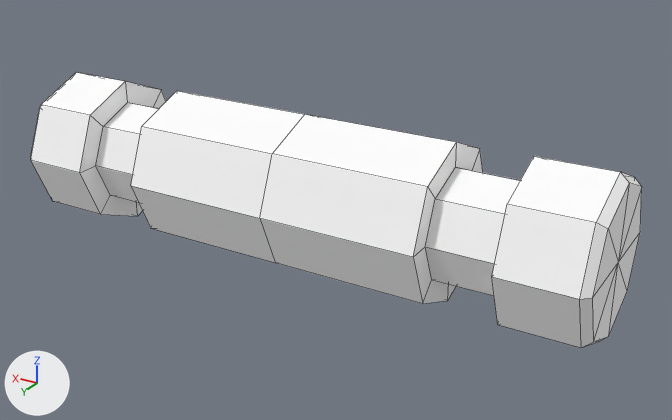
Two versions of the Blender file scene.blend, one commit apart.
Rendered twice from a 50 mm lens placed at (-0.574, 0.309, 3.773), pointed at (-0.02, -0.613, 3.312). The axes (+X, +Y, +Z) are drawn at lower left. The lights are the same throughout. Mesh edges are drawn as thin lines. The same objects are shown in both versions, whatever each file hides.

Names of what the first picture shows: 'pivot tete '.
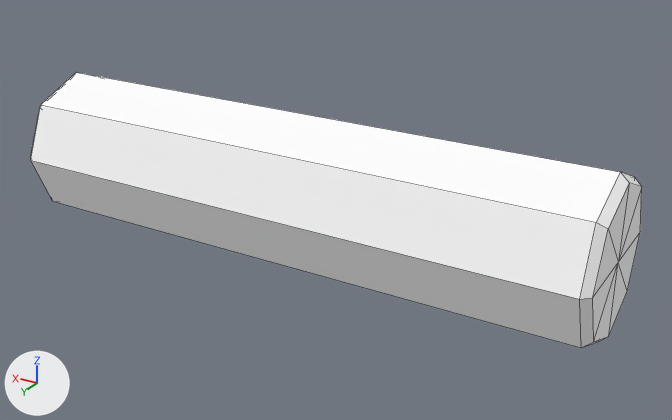
The change in detail:
me_cylinder_007 is used by ob_pivot_tete; location (0.017, -0.602, 3.334).
me_cylinder_007 had 57 vertices, 56 faces and spanned x 0.0..0.392, y -0.1..0.1, z -0.1..0.1.
me_cylinder_007 now has 34 vertices, 40 faces and spans x -0.392..0.392, y -0.1..0.1, z -0.1..0.1.
Part 1, on me_cylinder_007:
40 vertices are removed from x 0.0..0.29, y -0.1..0.1, z -0.1..0.1.
40 faces are deleted.
9 vertices are added at x -0.392, y -0.09..0.09, z -0.09..0.09.
8 new vertices lie (-0.762, 0.0, 0.0) away from vertices in x 0.381, y -0.1..0.1, z -0.1..0.1.
24 new faces join them.
Object 'pivot tete ' (ob_pivot_tete) loses its MIRROR modifier named 'Mirror'.
Modifier setting removed (it was use_clip = True).

Pixel boxes (x1, y1, x2, y2) of what changed, in the pictures (672 x 420 px):
'pivot tete ', reshaped, modifiers changed: (31, 72, 642, 348) in both
part 1 of me_cylinder_007, cut back: before (31, 72, 574, 326); after (31, 72, 633, 326)
